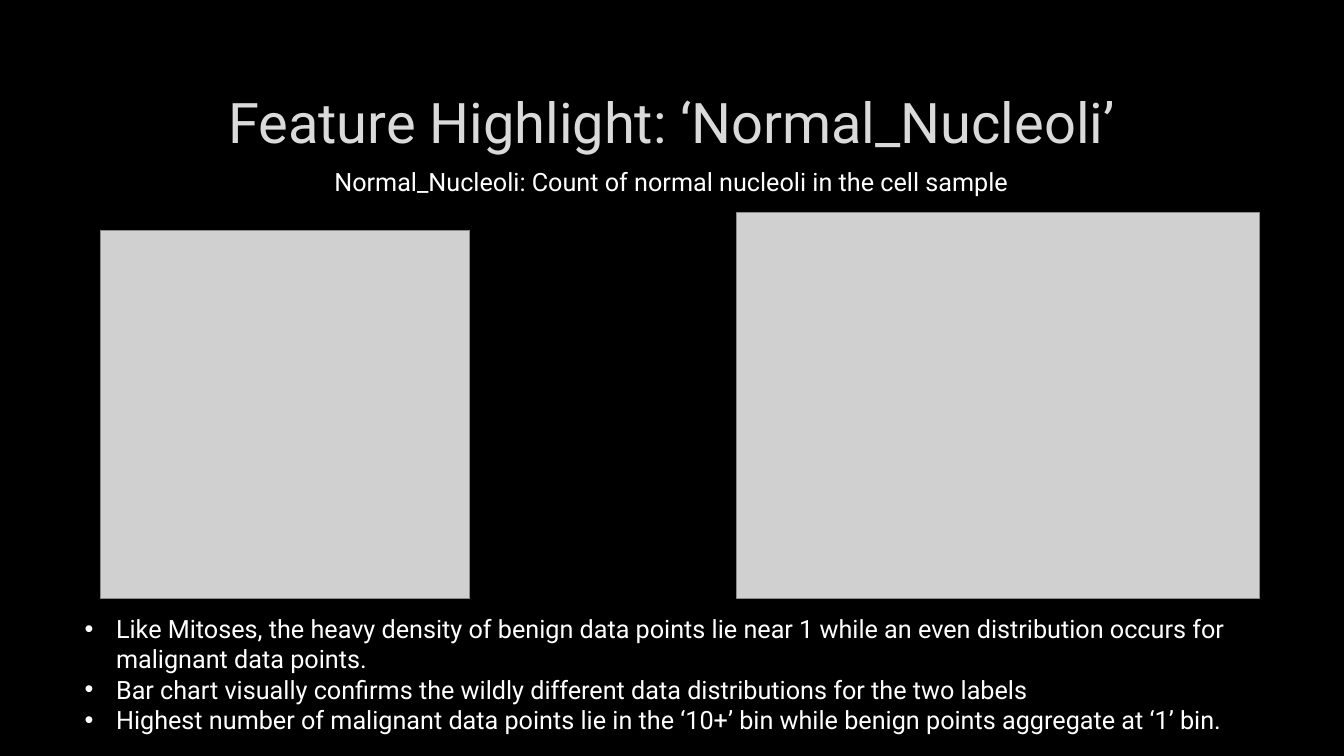
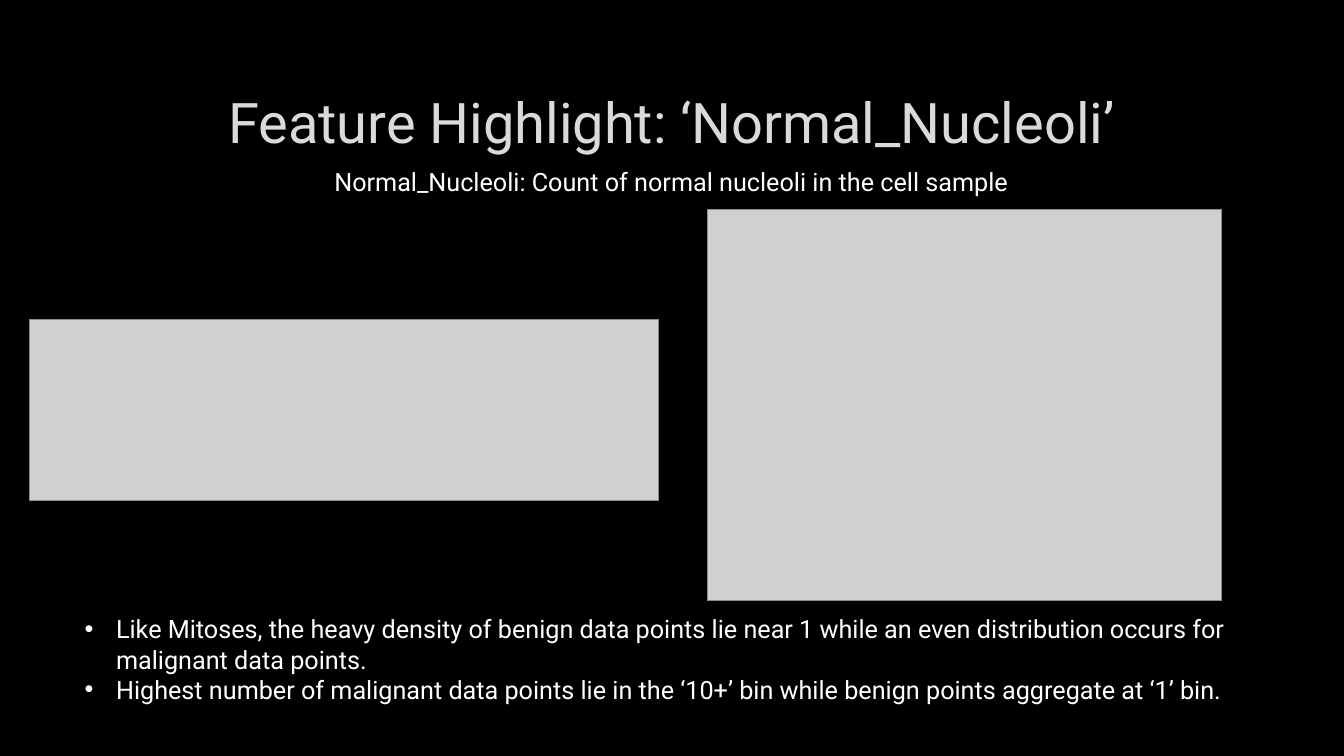
Before and after one commit to MDesai31/DS_Capstone_Breast_Cancer_Prediction, a slide deck: slide 7 of BC_Capstone_Presentation.pptx. Drawn at 1344x756 pixels with LibreOffice and Linux fonts; fonts in the diff are those of the drawing; grey boxes stand for pictures; background and template pictures are left out. Boxes give left, top, right and bottom in pixels: in the first picture for what was removed or moved away, otherwise in the second. Text is boxed around its words. In the diff, an @@ line names an element or a change of style, - is before the commit and + after.

```diff
--- a/BC_Capstone_Presentation.pptx
+++ b/BC_Capstone_Presentation.pptx
@@ picture: place and size @@
-picture at [737,213,1260,599]
+picture at [708,209,1223,601]
@@ picture removed at [101,230,470,598] @@
@@ picture added at [30,320,659,501] @@
@@ text at [116,680,1027,705]: paragraph removed @@
-• Bar chart visually confirms the wildly different data distributions for the two labels
```
Also in this commit, not shown: 3 other slides changed, 1 other file.
